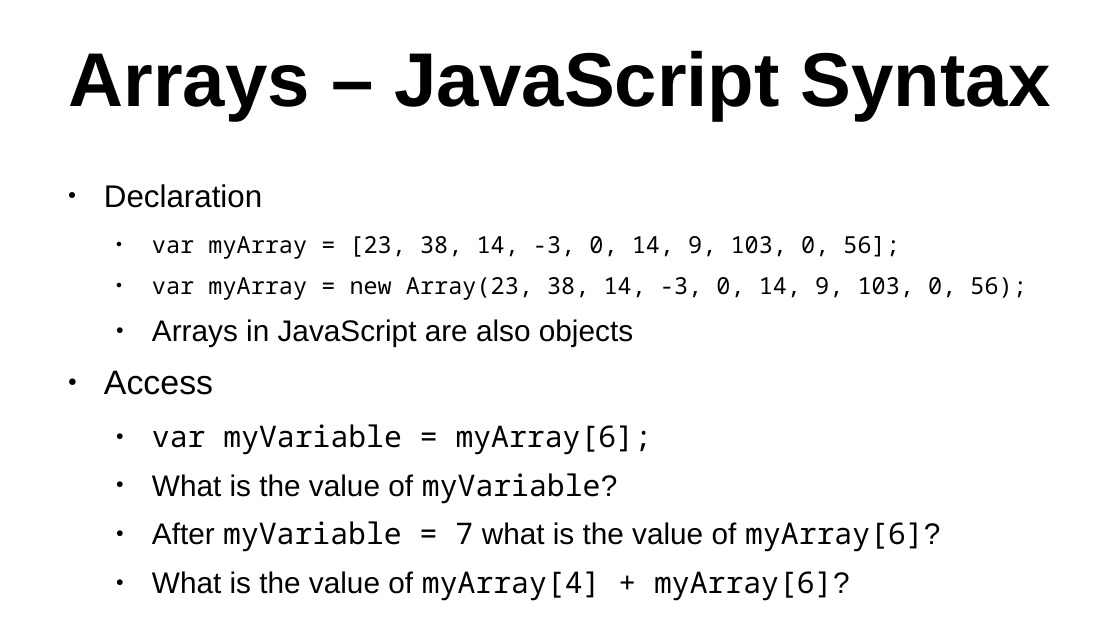
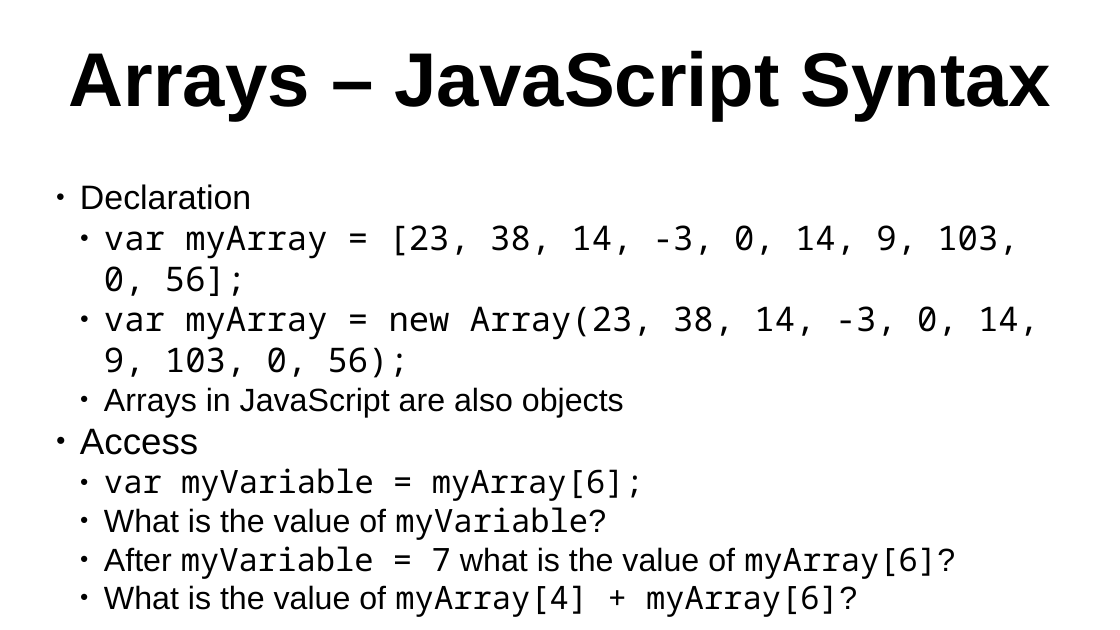
Before and after one commit to gstragand/IntroToArrays, a slide deck: slide 4 of Arrays.odp. Drawn at 1120x630 pixels with LibreOffice and Linux fonts; fonts in the diff are those of the drawing; background and template pictures are left out. Boxes give left, top, right and bottom in pixels: in the first picture for what was removed or moved away, otherwise in the second. Text is boxed around its words. In the diff, an @@ line names an element or a change of style, - is before the commit and + after.

```diff
--- a/Arrays.odp
+++ b/Arrays.odp
@@ text "Declaration" at [80,184,1039,617]: size 22.2 to 24 pt in "Declaration"; size 16.6 to 24 pt in "var myArray = [23, 38, 14, -3, ...", "var myArray = new Array(23, 38, 14, ..."; size 21.1 to 22.8 pt in "Arrays in JavaScript are also objects", "var myVariable = myArray[6];", "What is the value of myVariable?", "After myVariable = 7 what is the ..." and 1 more places; size 24.1 to 26 pt in "Access"; indent changed; less space between paragraphs @@
```
Also in this commit, not shown: 3 other slides changed, 4 slides added.
